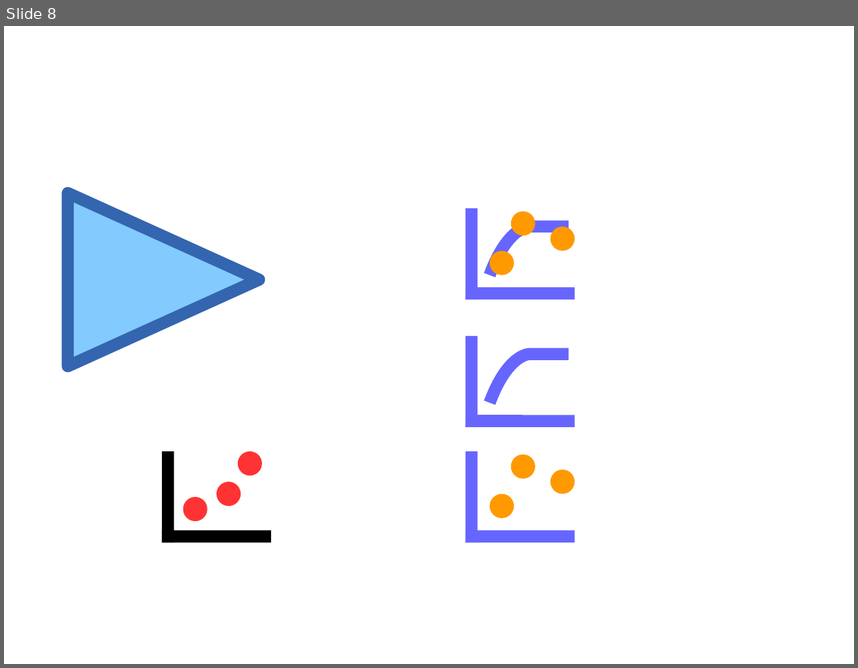
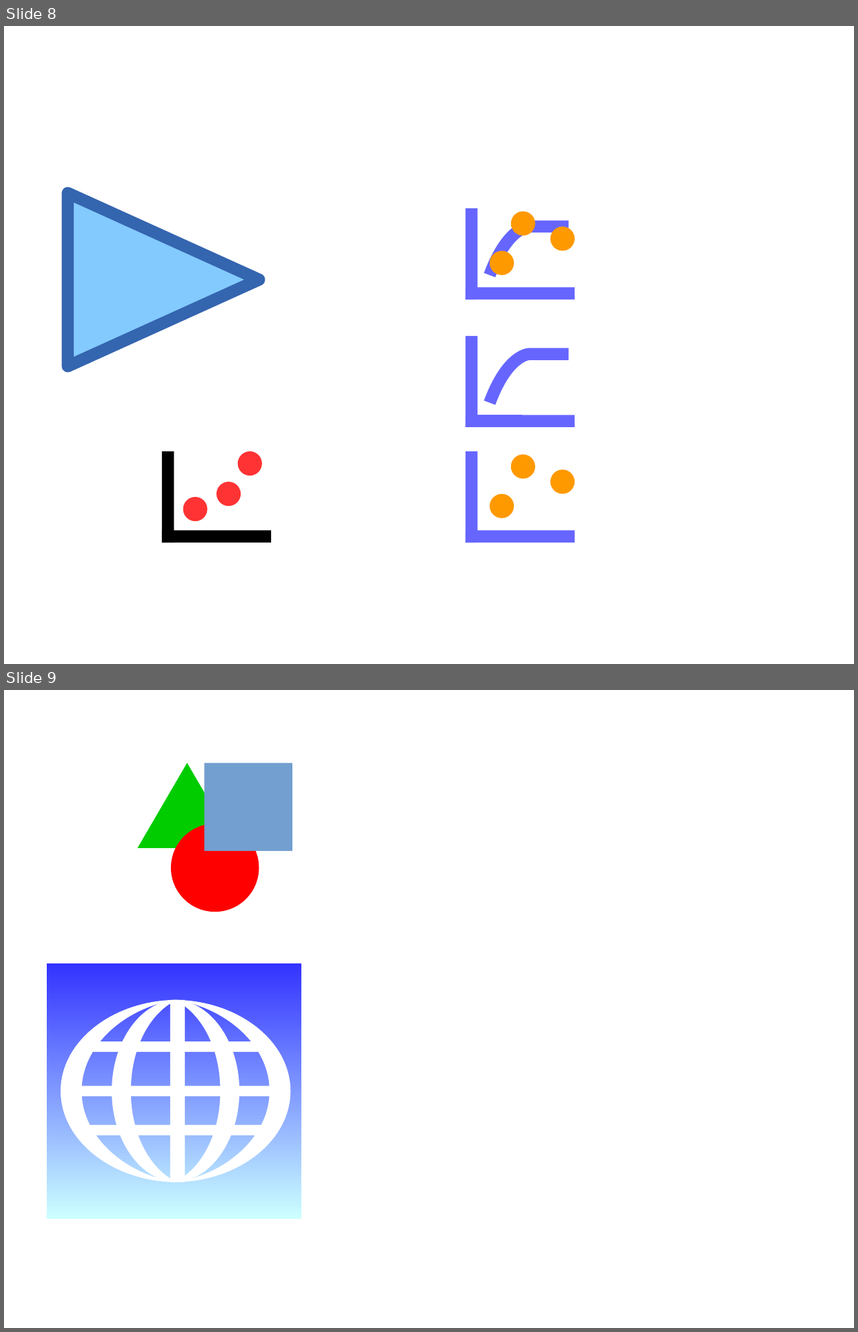
Before and after one commit to PauloCarvalhoRJ/gammaray, a slide deck: art/logo.odp. Shown one above the other, each under a label of ours: slide 8 before the commit, slides 8 and 9 after it. The pictures are 858x668 and 858x1332 pixels, drawn with LibreOffice and Linux fonts; fonts in the diff are those of the drawing. Boxes give left, top, right and bottom in pixels: in the first picture for what was removed or moved away, otherwise in the second. Text is boxed around its words. In the diff, an @@ line names an element or a change of style, - is before the commit and + after.

```diff
--- a/art/logo.odp
+++ b/art/logo.odp
@@ slide 9 added at (x1=4, y1=690, x2=854, y2=1328), background #FFFFFF @@
@@ triangle added at (x1=137, y1=762, x2=237, y2=847), fill #00CC00 @@
@@ rectangle added at (x1=205, y1=762, x2=292, y2=851), fill #729FCF @@
@@ ellipse added at (x1=172, y1=823, x2=259, y2=911), fill #FF0000 @@
@@ rectangle added at (x1=46, y1=963, x2=302, y2=1219), fill gradient #3333FF to #CCFFFF @@
@@ group added at (x1=61, y1=1000, x2=291, y2=1182): 4 freeform shapes, 4 rectangles @@
```
Also in this commit, not shown: 1 other slide added, 1 slide removed, 7 other files.
